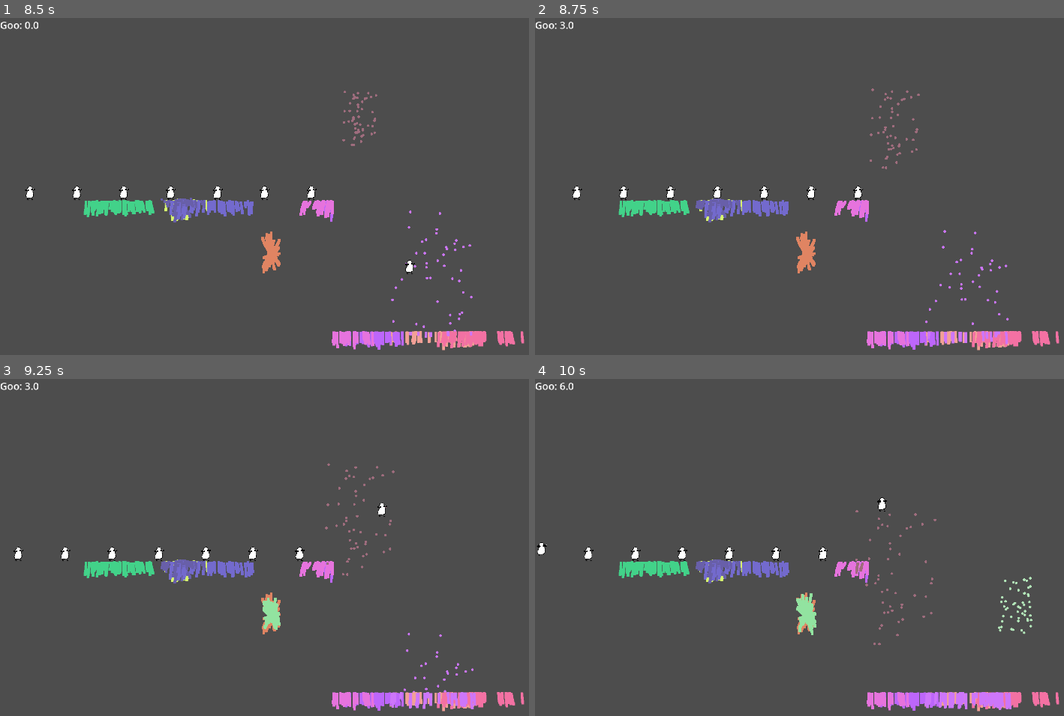
Above: before the commit, frames 1-4 (two rows, left to right).
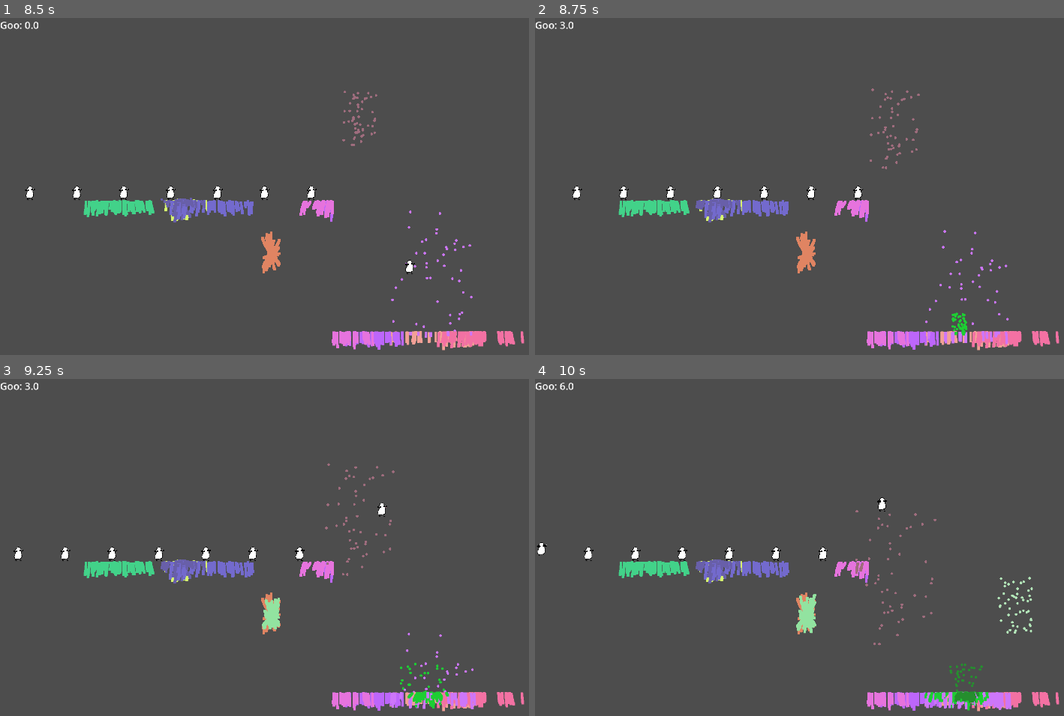
Above: after the commit, the same moments.

Repository: Octoan1/Tinkles-Incremental
Game: Godot game, scene res://main.tscn
The game is run twice, just before and just after one commit, with the same random seed, the same clock (stepped at 60 frames per second) and the same inputs.
Inputs (mouse positions are in pixels of both pictures, inside the frame that each line leads up to):
- Up to frame 1 (8.5 s): tap Enter at 0.5 s; move the mouse to (433, 169) at 0.52 s; click (433, 169) at 0.6 s; move the mouse to (179, 203) at 1.27 s; click (179, 203) at 1.35 s; move the mouse to (359, 112) at 2.02 s; click (359, 112) at 2.1 s; move the mouse to (269, 253) at 2.77 s; click (269, 253) at 2.85 s; move the mouse to (481, 237) at 3.52 s; click (481, 237) at 3.6 s; move the mouse to (121, 135) at 4.27 s; click (121, 135) at 4.35 s; move the mouse to (327, 186) at 5.02 s; click (327, 186) at 5.1 s; move the mouse to (211, 102) at 5.77 s; click (211, 102) at 5.85 s; move the mouse to (433, 169) at 6.52 s; click (433, 169) at 6.6 s; move the mouse to (179, 203) at 7.27 s; click (179, 203) at 7.35 s; move the mouse to (359, 112) at 8.02 s; click (359, 112) at 8.1 s
- Up to frame 2 (8.75 s): no input
- Up to frame 3 (9.25 s): move the mouse to (269, 614) at 8.77 s; click (269, 614) at 8.85 s
- Up to frame 4 (10 s): move the mouse to (1016, 598) at 9.52 s; click (1016, 598) at 9.6 s

Frame 1 is identical in both runs. In frame 2, 0.1% of the frame differs, in the area x 78-82%, y 87-95%; in frame 3, 0.4%; in frame 4, 0.8%, in the area x 49-95%, y 58-99%.

Commit message:
lemming splatter VERY PROTOTYPE

Diff:
--- a/Objects/Lemming/lemming.gd
+++ b/Objects/Lemming/lemming.gd
@@ -40,6 +40,10 @@
 
 func die():
 	GameManager.modify_goo(death_value)
+
+	# testing
+	get_tree().root.get_node("Main").get_node("ParticleManager").spawn_particles(self.global_position)
+
 	self.queue_free()
 
 func _physics_process(delta: float) -> void:
--- a/Objects/Particle/particle_manager.gd
+++ b/Objects/Particle/particle_manager.gd
@@ -11,3 +11,11 @@
 			blood_instance.color = color
 			blood_instance.global_position = get_global_mouse_position()
 			add_child(blood_instance)
+
+func spawn_particles(pos: Vector2) -> void:
+	var color: Color = Color(randf(), randf(), randf())
+	for i: int in range(BloodParticlesCount):
+		var blood_instance : Area2D = Blood.instantiate()
+		blood_instance.color = color
+		blood_instance.global_position = pos
+		add_child(blood_instance)
